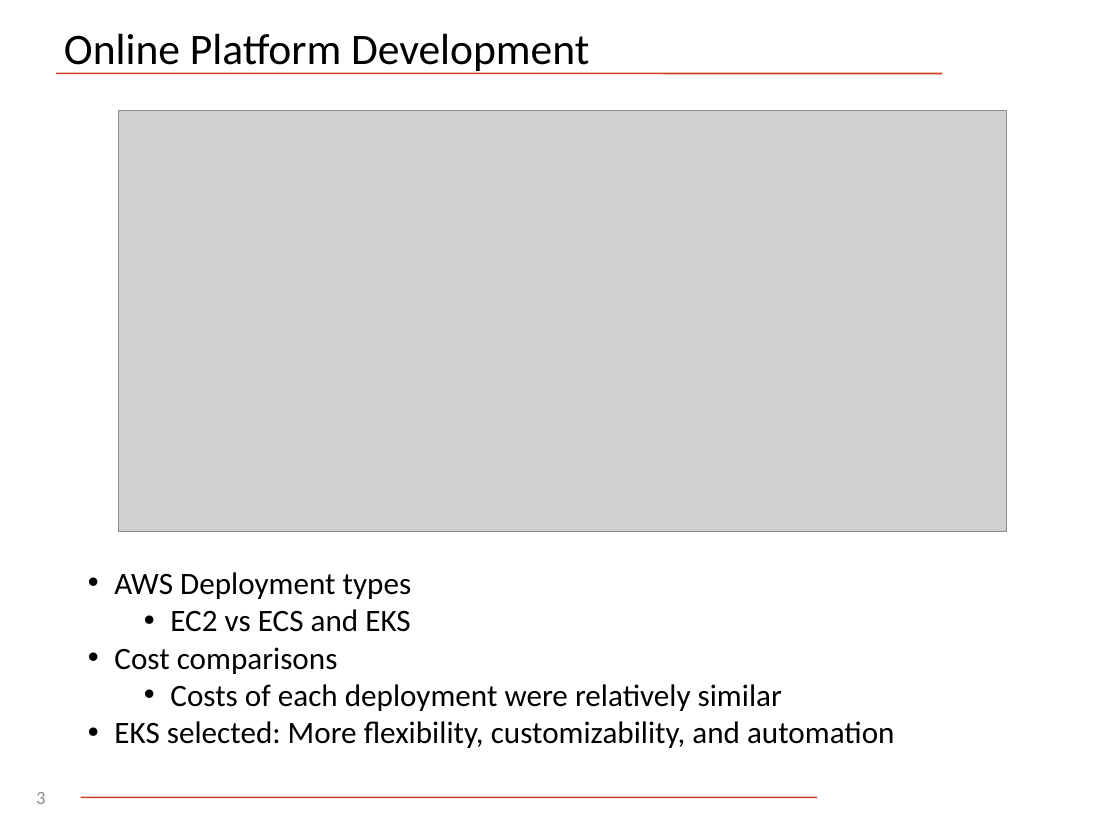
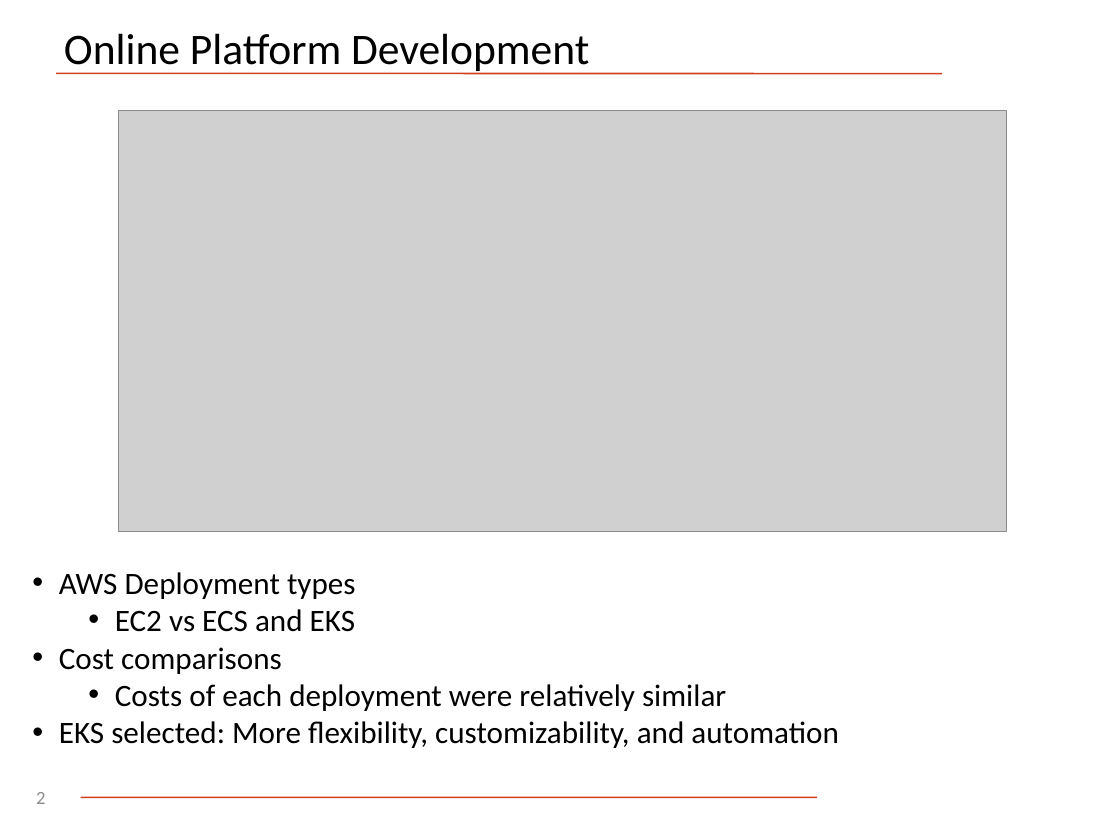
Before and after one commit to ersilia-os/aws-utils, a slide deck: slide 2 of ingress-controller/080125_AI2050_Full_Team_JH.pptx (slide 3 before the commit). Drawn at 1120x840 pixels with LibreOffice and Linux fonts; fonts in the diff are those of the drawing; grey boxes stand for pictures; background and template pictures are left out. Boxes give left, top, right and bottom in pixels: in the first picture for what was removed or moved away, otherwise in the second. Text is boxed around its words. In the diff, an @@ line names an element or a change of style, - is before the commit and + after.

```diff
--- a/ingress-controller/080125_AI2050_Full_Team_JH.pptx
+++ b/ingress-controller/080125_AI2050_Full_Team_JH.pptx
@@ text "AWS Deployment types": place and size @@
-text "AWS Deployment types" at (114, 572, 895, 748)
+text "AWS Deployment types" at (59, 572, 839, 748)
@@ page number at (36, 792, 45, 804): text changed @@
-3
+2
```
Also in this commit, not shown: 1 other slide changed, 1 slide added, 5 slides removed.
